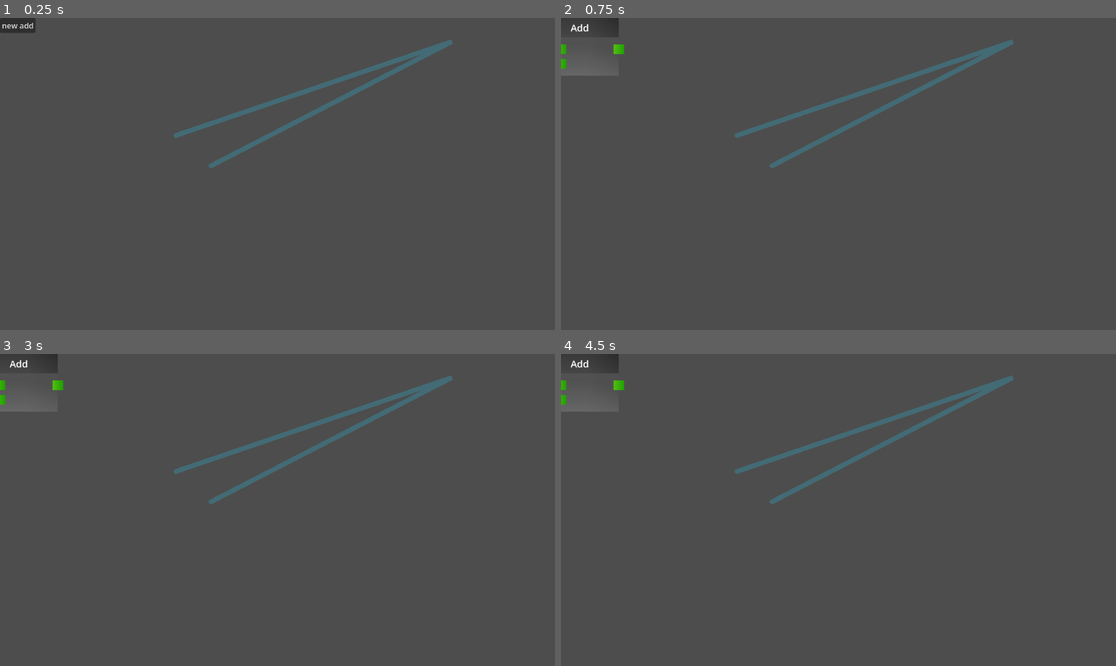
Above: before the commit, frames 1-4 (two rows, left to right).
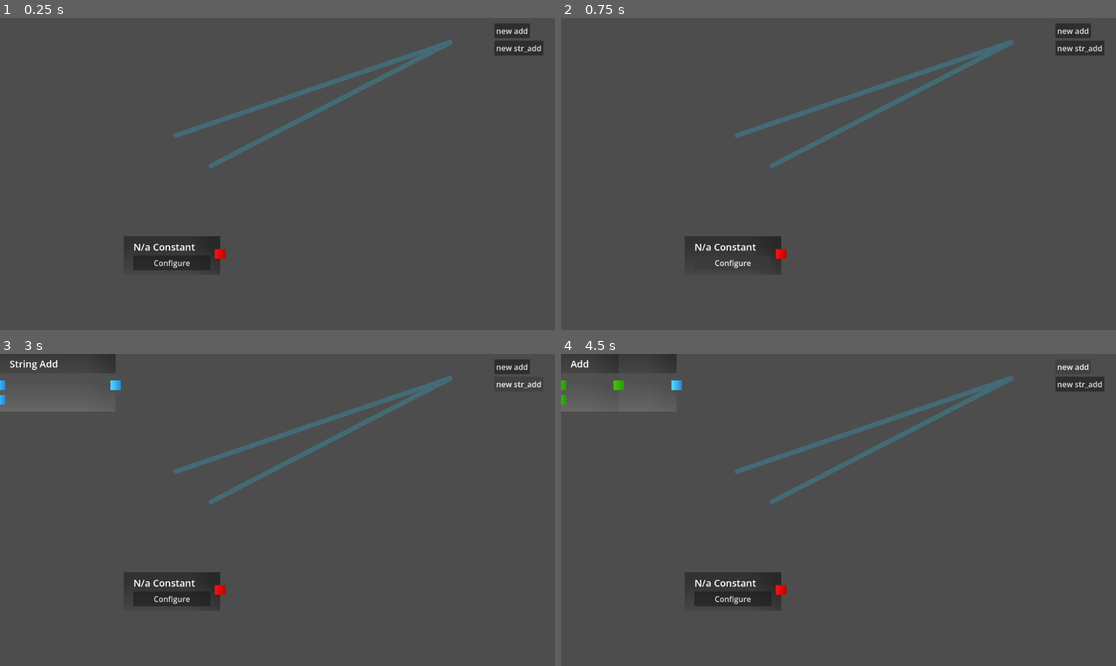
Above: after the commit, the same moments.

Repository: Demented-101/Nodecode_POC
Game: Godot game, scene res://Scenes/Testing.tscn
The game is run twice, just before and just after one commit, with the same random seed, the same clock (stepped at 60 frames per second) and the same inputs.
Inputs (mouse positions are in pixels of both pictures, inside the frame that each line leads up to):
- Up to frame 1 (0.25 s): no input
- Up to frame 2 (0.75 s): click "new add" (after the commit: "Configure") at 0.5 s
- Up to frame 3 (3 s): click "new add" at 1.25 s; click "new add" at 2 s; click (516, 385) at 2.75 s, where only the run after the commit has a clickable "new str_add"
- Up to frame 4 (4.5 s): click (1077, 385) at 3.5 s, where only the run after the commit has a clickable "new str_add"; click "new add" at 4.25 s

The runs differ from the first frame. In frame 1, 2.5% of the frame differs, in the area x 0-98%, y 0-81%; in frame 2, 1.9%; in frame 3, 2.3%; in frame 4, 2.2%.

Commit message:
pin improvements + connecting
- input/outputs have been seperated
- added a const attempt
- added all data connection rules
- connection removing added

Diff:
--- a/node-code-proj/Scenes/CNode.tscn
+++ b/node-code-proj/Scenes/CNode.tscn
@@ -13,22 +13,22 @@
 
 [node name="Header" type="Polygon2D" parent="." unique_id=1428826287]
 texture = ExtResource("1_omlyp")
-polygon = PackedVector2Array(400, 0, 400, 40, 0, 40, 0, 0)
+polygon = PackedVector2Array(120, 0, 120, 40, 0, 40, 0, 0)
 uv = PackedVector2Array(0, 40, 0, 0, 400, 0, 400, 40)
 
 [node name="MarginContainer" type="MarginContainer" parent="Header" unique_id=1925170702]
-offset_right = 400.0
+offset_right = 120.0
 offset_bottom = 40.0
 mouse_default_cursor_shape = 6
 theme_override_constants/margin_left = 20
 theme_override_constants/margin_top = 5
-theme_override_constants/margin_right = 20
+theme_override_constants/margin_right = 0
 theme_override_constants/margin_bottom = 5
 
 [node name="Label" type="Label" parent="Header/MarginContainer" unique_id=277576360]
 layout_mode = 2
 theme_override_font_sizes/font_size = 20
-text = "CNode Name"
+text = "Add"
 vertical_alignment = 1
 
 [node name="Body" type="Polygon2D" parent="." unique_id=677134594]
--- /dev/null
+++ b/node-code-proj/Scenes/CNodeConstant.tscn
@@ -0,0 +1,45 @@
+[gd_scene format=3 uid="uid://b2rfbamr3qy46"]
+
+[ext_resource type="Script" uid="uid://dvh4o43fslch1" path="res://Scripts/CNode.gd" id="1_ybg33"]
+[ext_resource type="Texture2D" uid="uid://bnfo4lk3uusk3" path="res://Textures/Generated/Gradients/HeaderGrad.tres" id="2_sakvp"]
+[ext_resource type="PackedScene" uid="uid://c5eg8t1gmea44" path="res://Scenes/DataPinOut.tscn" id="3_ybg33"]
+
+[node name="CNode" type="Node2D" unique_id=1871218423 node_paths=PackedStringArray("drag_zone", "header", "body", "title_label")]
+script = ExtResource("1_ybg33")
+drag_zone = NodePath("Header/MarginContainer")
+header = NodePath("Header")
+body = NodePath("")
+title_label = NodePath("Header/MarginContainer/VBoxContainer/Label")
+
+[node name="Header" type="Polygon2D" parent="." unique_id=1428826287]
+texture = ExtResource("2_sakvp")
+polygon = PackedVector2Array(200, 0, 200, 80, 0, 80, 0, 0)
+uv = PackedVector2Array(0, 80, 0, 0, 200, 0, 200, 80)
+
+[node name="MarginContainer" type="MarginContainer" parent="Header" unique_id=1925170702]
+offset_right = 200.0
+offset_bottom = 80.0
+size_flags_horizontal = 0
+size_flags_vertical = 4
+mouse_default_cursor_shape = 6
+theme_override_constants/margin_left = 20
+theme_override_constants/margin_top = 5
+theme_override_constants/margin_right = 20
+theme_override_constants/margin_bottom = 5
+
+[node name="VBoxContainer" type="VBoxContainer" parent="Header/MarginContainer" unique_id=1411879920]
+layout_mode = 2
+alignment = 1
+
+[node name="Label" type="Label" parent="Header/MarginContainer/VBoxContainer" unique_id=277576360]
+layout_mode = 2
+theme_override_font_sizes/font_size = 20
+text = "N/a Constant"
+vertical_alignment = 1
+
+[node name="Button" type="Button" parent="Header/MarginContainer/VBoxContainer" unique_id=1235036194]
+layout_mode = 2
+text = "Configure"
+
+[node name="DataPin" parent="Header" unique_id=362425393 instance=ExtResource("3_ybg33")]
+position = Vector2(200, 37)
--- a/node-code-proj/Scenes/DataPin.tscn
+++ b/node-code-proj/Scenes/DataPinIn.tscn
@@ -1,17 +1,17 @@
-[gd_scene format=3 uid="uid://c5eg8t1gmea44"]
+[gd_scene format=3 uid="uid://dju7ohku7vqkp"]
 
-[ext_resource type="Texture2D" uid="uid://evradaricva" path="res://Textures/Generated/Gradients/PinGradBool.tres" id="1_5rc5d"]
-[ext_resource type="Script" uid="uid://b7u634rtkhc3a" path="res://Scripts/CNodePin.gd" id="1_mipun"]
+[ext_resource type="Script" uid="uid://co6diybwuvpu4" path="res://Scripts/Pin definitions/DataPinIn.gd" id="1_7daj4"]
+[ext_resource type="Texture2D" uid="uid://evradaricva" path="res://Textures/Generated/Gradients/PinGradBool.tres" id="2_6kn74"]
 
 [sub_resource type="StyleBoxEmpty" id="StyleBoxEmpty_5rc5d"]
 
 [node name="DataPin" type="Node2D" unique_id=362425393 node_paths=PackedStringArray("sprite", "drag_zone")]
-script = ExtResource("1_mipun")
+script = ExtResource("1_7daj4")
 sprite = NodePath("Sprite2D")
 drag_zone = NodePath("Panel")
 
 [node name="Sprite2D" type="Sprite2D" parent="." unique_id=1060774596]
-texture = ExtResource("1_5rc5d")
+texture = ExtResource("2_6kn74")
 
 [node name="Panel" type="Panel" parent="." unique_id=480946251]
 offset_left = -11.0
--- /dev/null
+++ b/node-code-proj/Scenes/DataPinOut.tscn
@@ -0,0 +1,21 @@
+[gd_scene format=3 uid="uid://c5eg8t1gmea44"]
+
+[ext_resource type="Script" uid="uid://djinkv7dpri2w" path="res://Scripts/Pin definitions/DataPinOut.gd" id="1_hk077"]
+[ext_resource type="Texture2D" uid="uid://evradaricva" path="res://Textures/Generated/Gradients/PinGradBool.tres" id="2_0s83k"]
+
+[sub_resource type="StyleBoxEmpty" id="StyleBoxEmpty_5rc5d"]
+
+[node name="DataPin" type="Node2D" unique_id=362425393 node_paths=PackedStringArray("sprite", "drag_zone")]
+script = ExtResource("1_hk077")
+sprite = NodePath("Sprite2D")
+drag_zone = NodePath("Panel")
+
+[node name="Sprite2D" type="Sprite2D" parent="." unique_id=1060774596]
+texture = ExtResource("2_0s83k")
+
+[node name="Panel" type="Panel" parent="." unique_id=480946251]
+offset_left = -11.0
+offset_top = -10.0
+offset_right = 11.0
+offset_bottom = 10.0
+theme_override_styles/panel = SubResource("StyleBoxEmpty_5rc5d")
--- a/node-code-proj/Scenes/Testing.tscn
+++ b/node-code-proj/Scenes/Testing.tscn
@@ -3,16 +3,29 @@
 [ext_resource type="Script" uid="uid://b8cy3ihte6rym" path="res://Scripts/cnodespawnbutton.gd" id="2_8e680"]
 [ext_resource type="Script" uid="uid://disnj66wg5h40" path="res://Scripts/C Node Defs/CN_Add.gd" id="3_4y0hx"]
 [ext_resource type="Script" uid="uid://c4dtjon80qlec" path="res://Scripts/BusDragHandler.gd" id="3_8e680"]
+[ext_resource type="Script" uid="uid://c7dl68jpxnvnk" path="res://Scripts/C Node Defs/CN_StringAdd.gd" id="3_y53xc"]
 [ext_resource type="Texture2D" uid="uid://b7lofff33r0d3" path="res://Textures/Generated/Gradients/PinGradString.tres" id="4_4y0hx"]
+[ext_resource type="PackedScene" uid="uid://b2rfbamr3qy46" path="res://Scenes/CNodeConstant.tscn" id="6_7mle0"]
 
 [node name="Node2D" type="Node2D" unique_id=1041673285]
 
 [node name="Button" type="Button" parent="." unique_id=2138274316]
-offset_right = 8.0
-offset_bottom = 8.0
+offset_left = 1026.0
+offset_top = 11.0
+offset_right = 1100.0
+offset_bottom = 42.0
 text = "new add"
 script = ExtResource("2_8e680")
 program_script = ExtResource("3_4y0hx")
+
+[node name="Button2" type="Button" parent="." unique_id=1624606069]
+offset_left = 1026.0
+offset_top = 47.0
+offset_right = 1100.0
+offset_bottom = 78.0
+text = "new str_add"
+script = ExtResource("2_8e680")
+program_script = ExtResource("3_y53xc")
 
 [node name="BusDragHandler" type="Node" parent="." unique_id=549591013]
 script = ExtResource("3_8e680")
@@ -25,3 +38,6 @@
 texture = ExtResource("4_4y0hx")
 begin_cap_mode = 2
 end_cap_mode = 2
+
+[node name="CNode" parent="." unique_id=1871218423 instance=ExtResource("6_7mle0")]
+position = Vector2(257, 453)
--- a/node-code-proj/Scripts/BusDragHandler.gd
+++ b/node-code-proj/Scripts/BusDragHandler.gd
@@ -48,24 +48,31 @@
 
 func end_drag() -> void:
 	if !is_dragging: return
+	var was_click := click_timer <= hold_duration
 
 	is_dragging = false
 	line.queue_free()
 	pin.z_index = 0
 	click_timer = 0
 
-	if DataBus.check_pin_validity(pin, hovered_pin):
-		var new_bus = DataBus.new()
-
-		if pin.is_output:
-			pin.cnode.add_child(new_bus)
-			new_bus.create(pin, hovered_pin)
-		else:
-			hovered_pin.cnode.add_child(new_bus)
-			new_bus.create(hovered_pin, pin)
+	if !was_click:
+		if DataBus.check_pin_validity(pin, hovered_pin):
+			if pin is DataPinOut: create_connection(pin, hovered_pin)
+			else: create_connection(hovered_pin, pin)
+	else:
+		hovered_pin.on_clicked()
 
 func pin_hovered(target_pin:CNodePin) -> void:
 	hovered_pin = target_pin
 
 func pin_hover_ended(target_pin:CNodePin) -> void:
 	if hovered_pin == target_pin: hovered_pin = null
+
+func create_connection(output_pin:DataPinOut, input_pin:DataPinIn) -> void:
+	var new_bus = DataBus.new()
+
+	if input_pin.data_bus != null:
+		input_pin.data_bus.remove()
+
+	output_pin.add_child(new_bus)
+	new_bus.create(output_pin, input_pin)
--- /dev/null
+++ b/node-code-proj/Scripts/C Node Defs/CN_StringAdd.gd
@@ -0,0 +1,22 @@
+extends CNodeProgram
+
+func _ready() -> void:
+	display_name = "String Add"
+	node_width = 240
+
+func define_inputs() -> Dictionary[String, CNode.pinTypes]:
+	return {
+		"A" : CNode.pinTypes._String,
+		"B" : CNode.pinTypes._String,
+	}
+
+func define_outputs() -> Dictionary[String, CNode.pinTypes]:
+	return {
+		"Out" : CNode.pinTypes._String
+	}
+
+func get_output(index:int) -> Variant:
+	match index:
+		0: return input_pins[0].get_value() + input_pins[1].get_value()
+
+	return null
--- a/node-code-proj/Scripts/C Node Defs/CNodeProgram.gd
+++ b/node-code-proj/Scripts/C Node Defs/CNodeProgram.gd
@@ -3,8 +3,8 @@
 
 var output_count:int
 var input_count:int
-var input_pins:Array[CNodePin]
-var output_pins:Array[CNodePin]
+var input_pins:Array[DataPinIn]
+var output_pins:Array[DataPinOut]
 
 var display_name:String
 var node_width:int
--- a/node-code-proj/Scripts/CNode.gd
+++ b/node-code-proj/Scripts/CNode.gd
@@ -4,7 +4,8 @@
 enum pinTypes {Exc, Bool, Int, _String}
 
 const C_NODE := preload("uid://dy4tla84v3wg6")
-const PIN := preload("uid://c5eg8t1gmea44")
+const DATA_PIN_IN = preload("uid://dju7ohku7vqkp")
+const DATA_PIN_OUT = preload("uid://c5eg8t1gmea44")
 var program:CNodeProgram
 
 @export var drag_zone:Container
@@ -57,27 +58,24 @@
 	program.output_count = outputs.size()
 
 	for i:int in program.output_count:
-		var new_out_pin:CNodePin = PIN.instantiate()
+		var new_out_pin:DataPinOut = DATA_PIN_OUT.instantiate()
 		add_child(new_out_pin)
-		new_out_pin.is_output = true
 		program.output_pins.append(new_out_pin)
 
 		new_out_pin.position = Vector2(program.node_width, 65 + (i * 30))
-		new_out_pin.index = i
-		new_out_pin.setup(outputs.values()[i], self)
+		new_out_pin.setup(outputs.values()[i], self, i)
 
 	## setup inputs
 	var inputs:Dictionary[String, pinTypes] = program.define_inputs()
 	program.input_count = inputs.size()
 
 	for i:int in program.input_count:
-		var new_in_pin:CNodePin = PIN.instantiate()
+		var new_in_pin:DataPinIn = DATA_PIN_IN.instantiate()
 		add_child(new_in_pin)
-		new_in_pin.is_output = false
 		program.input_pins.append(new_in_pin)
 
 		new_in_pin.position = Vector2(0, 65 + (i * 30))
-		new_in_pin.setup(inputs.values()[i], self)
+		new_in_pin.setup(inputs.values()[i], self, i)
 
 func update_display() -> void:
 	var width:int = program.node_width
@@ -97,4 +95,5 @@
 		Vector2(0, height), Vector2(0, 0), Vector2(width, 0), Vector2(width, height)
 	]
 
+	drag_zone.size.x = width
 	title_label.text = program.display_name
--- a/node-code-proj/Scripts/CNodePin.gd
+++ /dev/null
@@ -1,70 +0,0 @@
-extends Node2D
-class_name CNodePin
-
-@export var sprite:Sprite2D
-@export var drag_zone:Control
-
-signal hover_started(pin:CNodePin)
-signal hover_ended(pin:CNodePin)
-
-var type:CNode.pinTypes
-var is_output:bool
-
-var _is_connected:bool
-var data_bus:DataBus = null
-var connected_pin:CNodePin
-var cnode:CNode
-var index:int
-
-var gradients:Dictionary[CNode.pinTypes, Texture] = {
-	CNode.pinTypes.Exc : preload("uid://cshc3blqmgwu3"),
-	CNode.pinTypes.Bool : preload("uid://evradaricva"),
-	CNode.pinTypes.Int : preload("uid://dtq01u6dywh6x"),
-	CNode.pinTypes._String : preload("uid://b7lofff33r0d3")
-}
-
-func _ready() -> void:
-	drag_zone.mouse_entered.connect(func(): hover_started.emit(self))
-	drag_zone.mouse_exited.connect(func(): hover_ended.emit(self))
-
-	var drag_handler:BusDragHandler = BusDragHandler.instance
-
-	hover_started.connect(drag_handler.pin_hovered)
-	hover_ended.connect(drag_handler.pin_hover_ended)
-
-func setup(_type:CNode.pinTypes, _cnode:CNode):
-	type = _type
-	sprite.texture = gradients[type]
-
-	cnode = _cnode
-
-func connected(bus:DataBus) -> void:
-	data_bus = bus
-	if data_bus.output_pin == self: connected_pin = data_bus.input_pin
-	else: connected_pin = data_bus.output_pin
-
-	_is_connected = true
-	data_bus.Disconnected.connect(disconnected)
-
-func disconnected() -> void:
-	_is_connected = false
-	data_bus.Disconnected.disconnect(disconnected)
-
-	data_bus = null
-	connected_pin = null
-
-func get_value() -> Variant:
-	if is_output: return cnode.program.get_output(index)
-
-	## exc should never return a real value
-	if type == CNode.pinTypes.Exc: return null
-
-	if _is_connected: return connected_pin.get_value()
-
-	## define default values
-	match type:
-		CNode.pinTypes.Bool: return false
-		CNode.pinTypes.Int: return 0
-		CNode.pinTypes._String: return ""
-
-	return null
--- a/node-code-proj/Scripts/DataBus.gd
+++ b/node-code-proj/Scripts/DataBus.gd
@@ -1,9 +1,8 @@
-extends Node2D
+extends Line2D
 class_name DataBus
 
-var output_pin:CNodePin
-var input_pin:CNodePin
-var line:Line2D
+var output_pin:DataPinOut
+var input_pin:DataPinIn
 
 signal Disconnected(_self:DataBus)
 
@@ -19,16 +18,13 @@
 	input_pin = _in
 	input_pin.connected(self)
 
-	line = Line2D.new()
-	add_child(line)
+	z_index = 2
+	width = 4
+	begin_cap_mode = Line2D.LINE_CAP_ROUND
+	end_cap_mode = Line2D.LINE_CAP_ROUND
 
-	line.z_index = 2
-	line.width = 4
-	line.begin_cap_mode = Line2D.LINE_CAP_ROUND
-	line.end_cap_mode = Line2D.LINE_CAP_ROUND
-
-	line.default_color = Color(0.9,0.9,0.9,0.8)
-	line.texture = gradients[output_pin.type]
+	default_color = Color(0.9,0.9,0.9,0.8)
+	texture = gradients[output_pin.type]
 
 func remove() -> void:
 	Disconnected.emit(self)
@@ -36,12 +32,12 @@
 
 func _process(_delta: float) -> void:
 	global_position = Vector2(0,0)
-	line.points = [output_pin.global_position, input_pin.global_position]
+	points = [output_pin.global_position, input_pin.global_position]
 
 static func check_pin_validity(pinA:CNodePin, pinB:CNodePin) -> bool:
 	if pinA == null or pinB == null: return false ## validity check
 	if pinA.cnode == pinB.cnode: return false ## cannot be on the same CNode
 	if pinA.type != pinB.type: return false ## must be the same data type
-	if pinA.is_output == pinB.is_output: return false ## two output/input pins cannot connect
+	if pinA.get_script() == pinB.get_script(): return false ## two output/input pins cannot connect
 
 	return true
--- /dev/null
+++ b/node-code-proj/Scripts/Pin definitions/CNodePin.gd
@@ -0,0 +1,41 @@
+@abstract class_name CNodePin
+extends Node2D
+
+@export var sprite:Sprite2D
+@export var drag_zone:Control
+
+@warning_ignore("shadowed_variable_base_class")
+var is_connected:bool ## if the pin has at least one connection
+var type:CNode.pinTypes ## the data-type of the pin
+var cnode:CNode ## the CNode it is connected to
+var index:int ## the index of the pin (top to bottom)
+
+var gradients:Dictionary[CNode.pinTypes, Texture] = { ## stores all the pin gradients
+	CNode.pinTypes.Exc : preload("uid://cshc3blqmgwu3"),
+	CNode.pinTypes.Bool : preload("uid://evradaricva"),
+	CNode.pinTypes.Int : preload("uid://dtq01u6dywh6x"),
+	CNode.pinTypes._String : preload("uid://b7lofff33r0d3")
+}
+
+func _ready() -> void:
+	## connect the mouse hover events to the drag handler
+	var drag_handler:BusDragHandler = BusDragHandler.instance
+	drag_zone.mouse_entered.connect(drag_handler.pin_hovered.bind(self))
+	drag_zone.mouse_exited.connect(drag_handler.pin_hover_ended.bind(self))
+
+func setup(_type:CNode.pinTypes, _cnode:CNode, _index:int):
+	## update the type and cnode of the pin
+	type = _type
+	sprite.texture = gradients[type]
+	cnode = _cnode
+	index = _index
+
+## used for being connected + disconnected from a databus
+@abstract func connected(_new_bus:DataBus) -> void
+@abstract func disconnected(_bus:DataBus) -> void
+
+## passes on the value
+@abstract func get_value() -> Variant
+
+## used when the mouse clicks on the pin
+@abstract func on_clicked() -> void
--- /dev/null
+++ b/node-code-proj/Scripts/Pin definitions/CNodePin_OLD.gd
@@ -0,0 +1,69 @@
+#extends Node2D
+#class_name CNodePin
+#
+#@export var sprite:Sprite2D
+#@export var drag_zone:Control
+#
+#signal hover_started(pin:CNodePin)
+#signal hover_ended(pin:CNodePin)
+#
+#var type:CNode.pinTypes
+#var is_output:bool
+#
+#var _is_connected:bool
+#var data_buses:Array[DataBus] = []
+#var connected_pin:CNodePin
+#var cnode:CNode
+#var index:int
+#
+#var gradients:Dictionary[CNode.pinTypes, Texture] = {
+	#CNode.pinTypes.Exc : preload("uid://cshc3blqmgwu3"),
+	#CNode.pinTypes.Bool : preload("uid://evradaricva"),
+	#CNode.pinTypes.Int : preload("uid://dtq01u6dywh6x"),
+	#CNode.pinTypes._String : preload("uid://b7lofff33r0d3")
+#}
+#
+#func _ready() -> void:
+	#drag_zone.mouse_entered.connect(func(): hover_started.emit(self))
+	#drag_zone.mouse_exited.connect(func(): hover_ended.emit(self))
+	#
+	#var drag_handler:BusDragHandler = BusDragHandler.instance
+	#
+	#hover_started.connect(drag_handler.pin_hovered)
+	#hover_ended.connect(drag_handler.pin_hover_ended)
+#
+#func setup(_type:CNode.pinTypes, _cnode:CNode):
+	#type = _type
+	#sprite.texture = gradients[type]
+	#
+	#cnode = _cnode
+#
+#func connected(new_bus:DataBus) -> void:
+	#data_buses.append(new_bus)
+	#if new_bus.output_pin == self: connected_pin = new_bus.input_pin
+	#else: connected_pin = new_bus.output_pin
+	#
+	#_is_connected = true
+	#new_bus.Disconnected.connect(disconnected)
+#
+#func disconnected(bus:DataBus) -> void:
+	#_is_connected = false
+	#bus.Disconnected.disconnect(disconnected)
+	#
+	#connected_pin = null
+#
+#func get_value() -> Variant:
+	#if is_output: return cnode.program.get_output(index)
+	#
+	### exc should never return a real value
+	#if type == CNode.pinTypes.Exc: return null
+	#
+	#if _is_connected: return connected_pin.get_value()
+	#
+	### define default values
+	#match type:
+		#CNode.pinTypes.Bool: return false
+		#CNode.pinTypes.Int: return 0
+		#CNode.pinTypes._String: return ""
+		#
+	#return null
--- /dev/null
+++ b/node-code-proj/Scripts/Pin definitions/DataPinIn.gd
@@ -0,0 +1,35 @@
+extends CNodePin
+class_name DataPinIn
+
+var data_bus:DataBus
+var connected_pin:DataPinOut
+
+func connected(new_bus:DataBus) -> void:
+	is_connected = true
+	data_bus = new_bus
+	connected_pin = new_bus.output_pin
+
+	new_bus.Disconnected.connect(disconnected)
+
+func disconnected(_bus:DataBus) -> void:
+	if _bus != data_bus: return ## make sure its the correct data bus
+
+	data_bus = null
+	connected_pin = null
+	is_connected = false
+
+func get_value() -> Variant:
+	if type == CNode.pinTypes.Exc: return null ## exc has no return value
+	if is_connected: return connected_pin.get_value()
+
+	## define default values
+	match type:
+		CNode.pinTypes.Bool: return false
+		CNode.pinTypes.Int: return 0
+		CNode.pinTypes._String: return ""
+
+	return null
+
+func on_clicked() -> void:
+	if data_bus:
+		data_bus.remove()
--- /dev/null
+++ b/node-code-proj/Scripts/Pin definitions/DataPinOut.gd
@@ -0,0 +1,28 @@
+extends CNodePin
+class_name DataPinOut
+
+var data_buses:Array[DataBus]
+var connected_pins:Array[DataPinIn]
+
+func connected(new_bus:DataBus) -> void:
+	is_connected = true
+	data_buses.append(new_bus)
+	connected_pins.append(new_bus.input_pin)
+
+	new_bus.Disconnected.connect(disconnected)
+
+func disconnected(_bus:DataBus) -> void:
+	if !(_bus in data_buses): return ## not connected to this bus
+
+	data_buses.erase(_bus)
+	connected_pins.erase(_bus.input_pin)
+	if data_buses.size() == 0: is_connected = false
+
+	_bus.Disconnected.disconnect(disconnected)
+
+func get_value() -> Variant:
+	if !is_connected: return null ## return null if not connected
+	return cnode.program.get_output(index)
+
+func on_clicked() -> void: # do nothing when clicked
+	pass
Not shown, changed: node-code-proj/Resources/design template.txt
Not shown, added: node-code-proj/Scripts/C Node Defs/CN_StringAdd.gd.uid
Not shown, added: node-code-proj/Scripts/Pin definitions/CNodePin.gd.uid
Renamed: node-code-proj/Scripts/CNodePin.gd.uid -> node-code-proj/Scripts/Pin definitions/CNodePin_OLD.gd.uid
Not shown, added: node-code-proj/Scripts/Pin definitions/DataPinIn.gd.uid
Not shown, added: node-code-proj/Scripts/Pin definitions/DataPinOut.gd.uid
